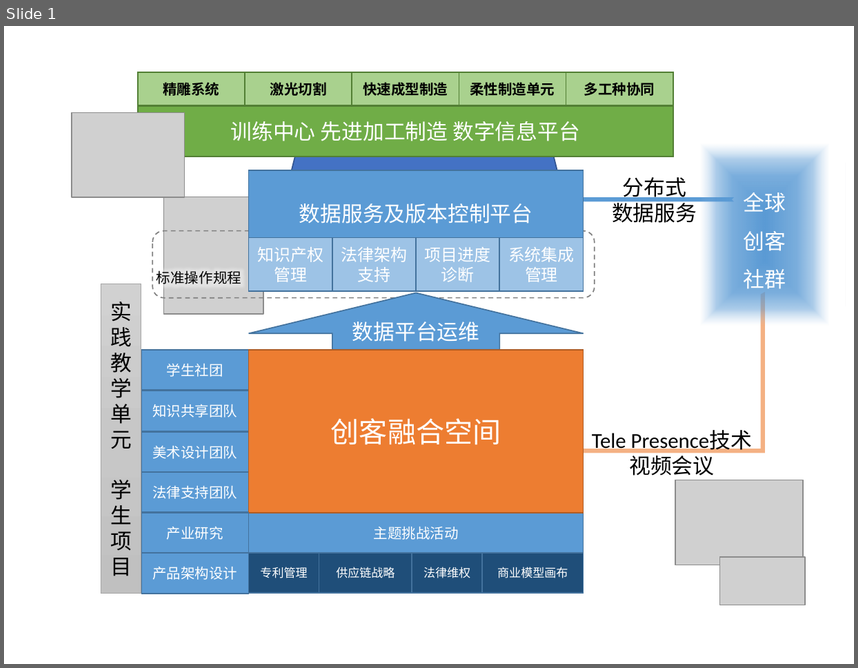
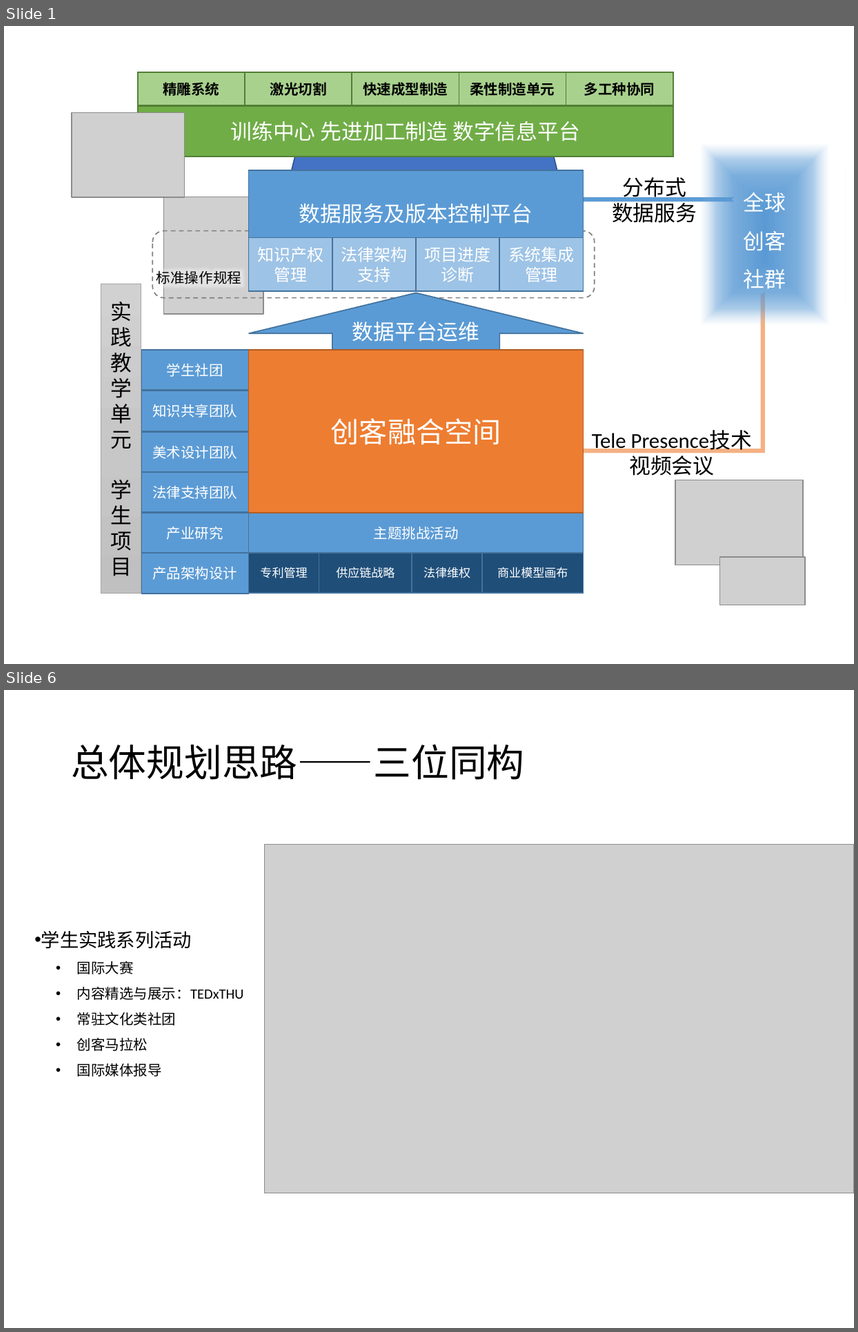
Before and after one commit to woodyme/i.center_my_workzone, a slide deck: 训练中心创客交叉融合空间建设/doc/创客融合空间运行模式.pptx. Shown one above the other, each under a label of ours: slide 1 before the commit, slides 1 and 6 after it; the slides between them are not shown. The pictures are 858x668 and 858x1332 pixels, drawn with LibreOffice and Linux fonts; fonts in the diff are those of the drawing; grey boxes stand for pictures. Boxes give left, top, right and bottom in pixels: in the first picture for what was removed or moved away, otherwise in the second. Text is boxed around its words. In the diff, an @@ line names an element or a change of style, - is before the commit and + after.

Commit message:
update 创客交叉融合空间运行模式

```diff
--- a/训练中心创客交叉融合空间建设/doc/创客融合空间运行模式.pptx
+++ b/训练中心创客交叉融合空间建设/doc/创客融合空间运行模式.pptx
@@ slide 6 added at [4,690,854,1328], background #FFFFFF @@
@@ title added at [71,744,525,780], 32 pt, text #000000 @@
+总体规划思路——三位同构
@@ picture added at [264,844,854,1192] @@
@@ text added at [41,931,244,1076], 12 pt, text #000000 @@
+• 学生实践系列活动
+  • 国际大赛
+  • 内容精选与展示：TEDxTHU
+  • 常驻文化类社团
+  • 创客马拉松
+  • 国际媒体报导
```
Also in this commit, not shown: 7 other slides added, 6 slides removed, 3 other files.
